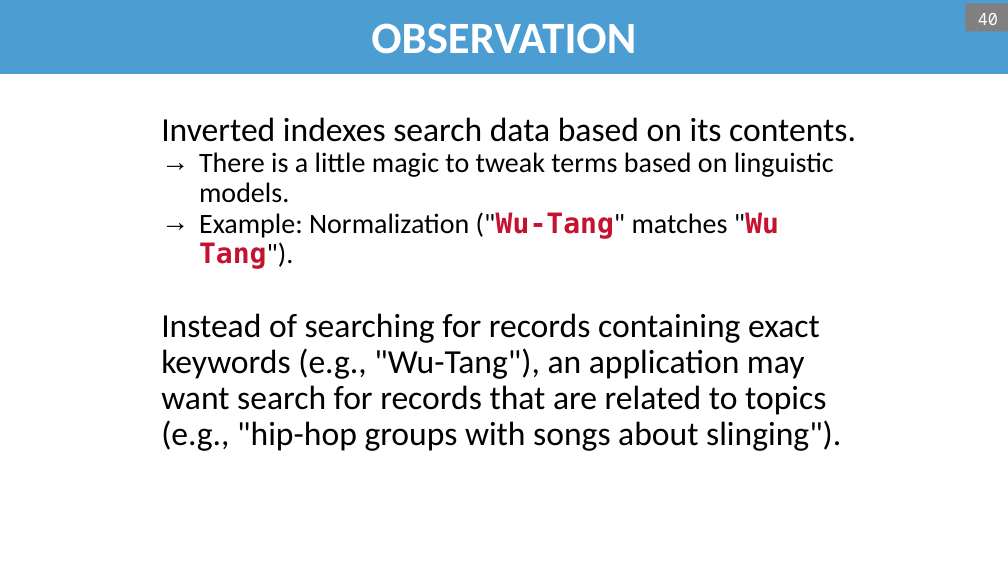
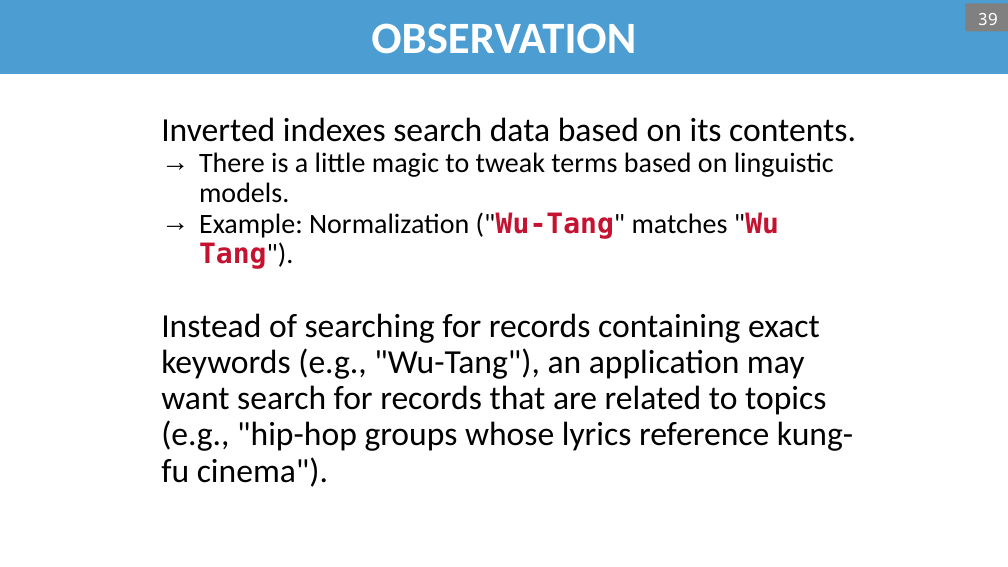
Before and after one commit to bsb20/bsb20.github.io, a slide deck: slide 39 of docs/421_f26/lectures/L11_filters_skip_list.pptx (slide 40 before the commit). Drawn at 1008x567 pixels with LibreOffice and Linux fonts; fonts in the diff are those of the drawing; background and template pictures are left out. Boxes give left, top, right and bottom in pixels: in the first picture for what was removed or moved away, otherwise in the second. Text is boxed around its words. In the diff, an @@ line names an element or a change of style, - is before the commit and + after.

```diff
--- a/docs/421_f26/lectures/L11_filters_skip_list.pptx
+++ b/docs/421_f26/lectures/L11_filters_skip_list.pptx
@@ page number at bbox=[978, 13, 998, 25]: text changed @@
-40
+39
@@ text at bbox=[161, 313, 853, 487]: text changed @@
-Instead of searching for records containing exact keywords (e.g., "Wu-Tang"), an application may want search for records that are related to topics (e.g., "hip-hop groups with songs about slinging").
+Instead of searching for records containing exact keywords (e.g., "Wu-Tang"), an application may want search for records that are related to topics (e.g., "hip-hop groups whose lyrics reference kung-fu cinema").
```
Also in this commit, not shown: 14 other slides changed, 4 slides added, 4 slides removed, 1 other file.
